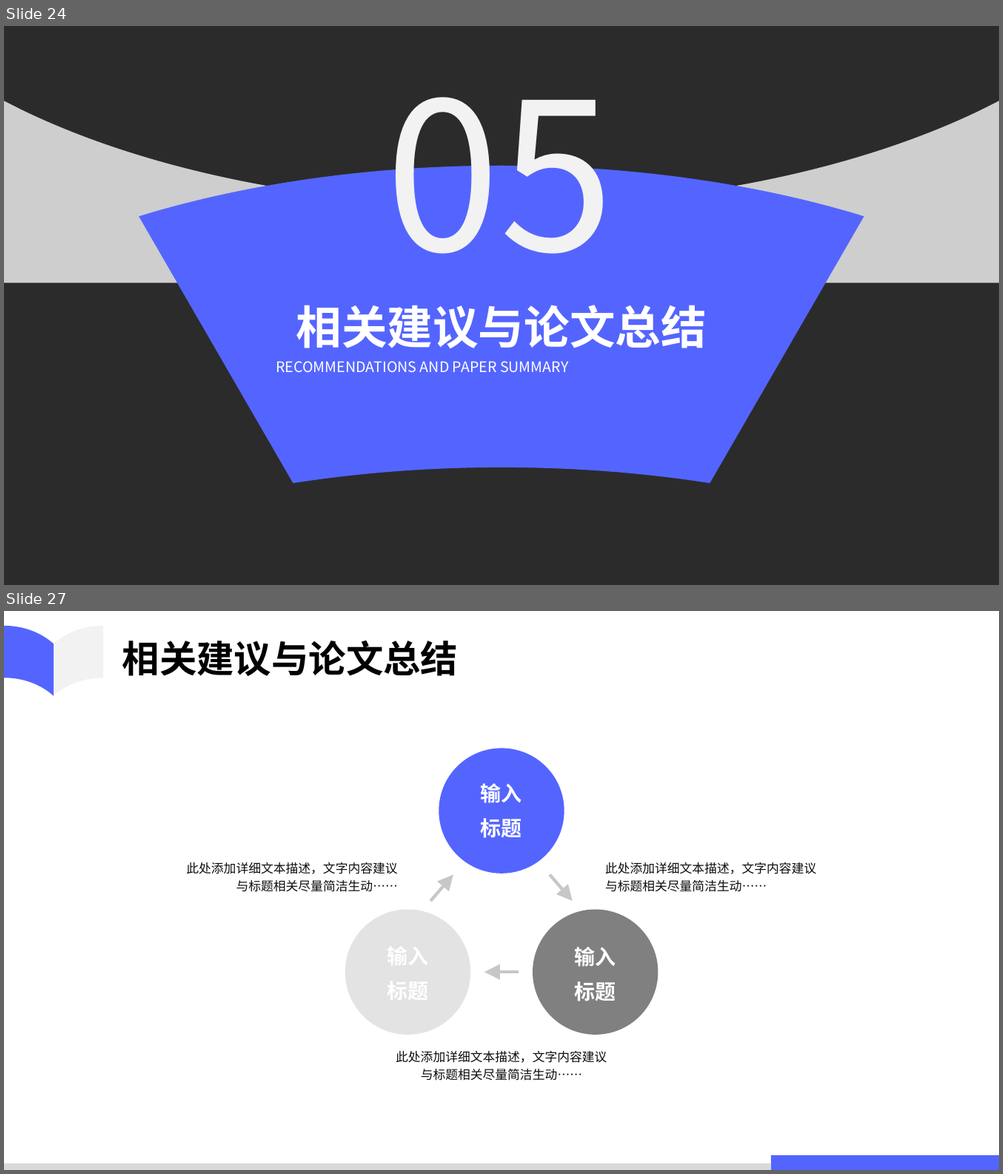
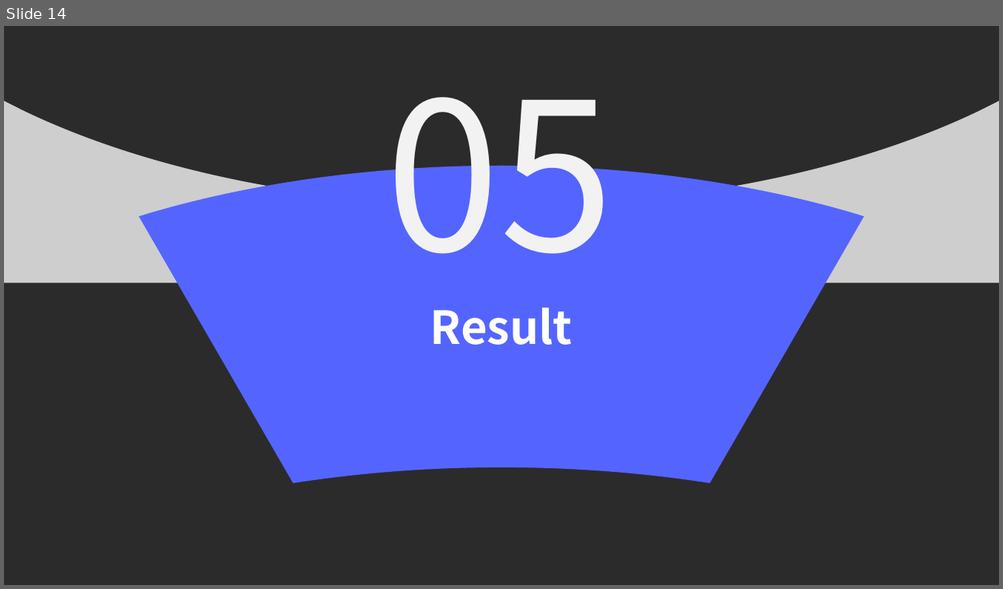
Before and after one commit to ahulh-acmlab/group_report, a slide deck: 2021-4-21/EfficientNetV2.pptx. Shown one above the other, each under a label of ours: slides 24 and 27 before the commit, slide 14 after it; the slides between them are not shown. The pictures are 1003x1174 and 1003x589 pixels, drawn with LibreOffice and Linux fonts; fonts in the diff are those of the drawing; background and template pictures are left out; a plain dark background stands for a picture behind light text. Boxes give left, top, right and bottom in pixels: in the first picture for what was removed or moved away, otherwise in the second. Text is boxed around its words. In the diff, an @@ line names an element or a change of style, - is before the commit and + after.

```diff
--- a/2021-4-21/EfficientNetV2.pptx
+++ b/2021-4-21/EfficientNetV2.pptx
@@ slide 27 removed at bbox=[4, 611, 999, 1170], background #FFFFFF @@
@@ freeform shape removed at bbox=[4, 626, 54, 696] @@
@@ freeform shape removed at bbox=[54, 626, 102, 696] @@
@@ text removed at bbox=[122, 641, 458, 676] @@
-相关建议与论文总结
@@ text removed at bbox=[186, 863, 398, 892] @@
-此处添加详细文本描述，文字内容建议与标题相关尽量简洁生动……
@@ text removed at bbox=[605, 863, 816, 892] @@
-此处添加详细文本描述，文字内容建议与标题相关尽量简洁生动……
@@ group removed at bbox=[345, 749, 657, 1035]: 3 freeform shapes, 3 arrows, 2 texts @@
-输入
-标题
-输入
-标题
@@ text removed at bbox=[395, 1051, 606, 1081] @@
-此处添加详细文本描述，文字内容建议与标题相关尽量简洁生动……
@@ rectangle removed at bbox=[4, 1164, 771, 1170] @@
@@ rectangle removed at bbox=[771, 1156, 999, 1170] @@
@@ what was slide 24 is now slide 14 @@
@@ slide 14 changed as well @@
@@ text at bbox=[430, 308, 572, 345]: text changed @@
-相关建议与论文总结
+Result
@@ text removed at bbox=[276, 361, 569, 372] @@
-RECOMMENDATIONS AND PAPER SUMMARY
```
Also in this commit, not shown: 4 other slides changed, 12 slides added, 21 other slides removed, 2 other files.
